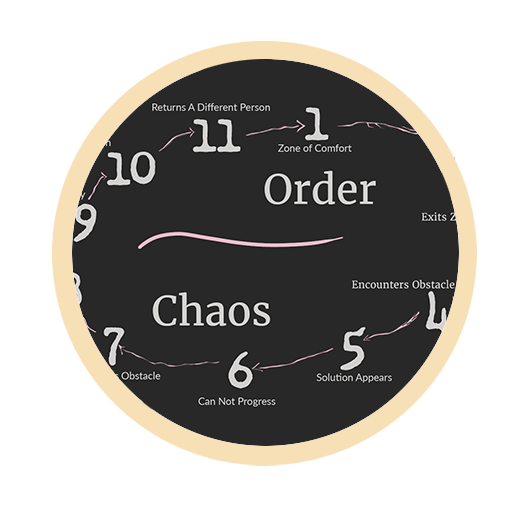
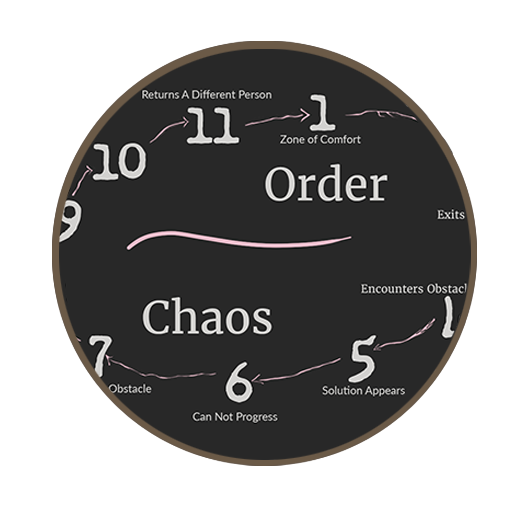
Layers edited between the first and the second 512px x 512px image:
painted on "Layer 1 copy" over (x1=52, y1=41, x2=477, y2=466)
painted on "Order And Chaos Background" over (x1=54, y1=42, x2=476, y2=464)